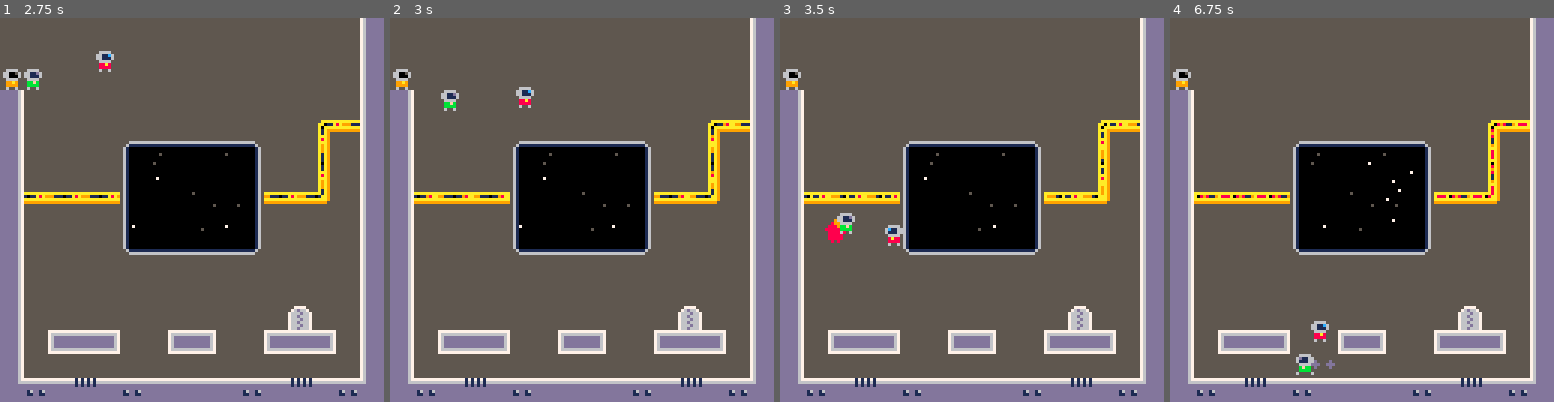
Above: before the commit, frames 1-4 (left to right).
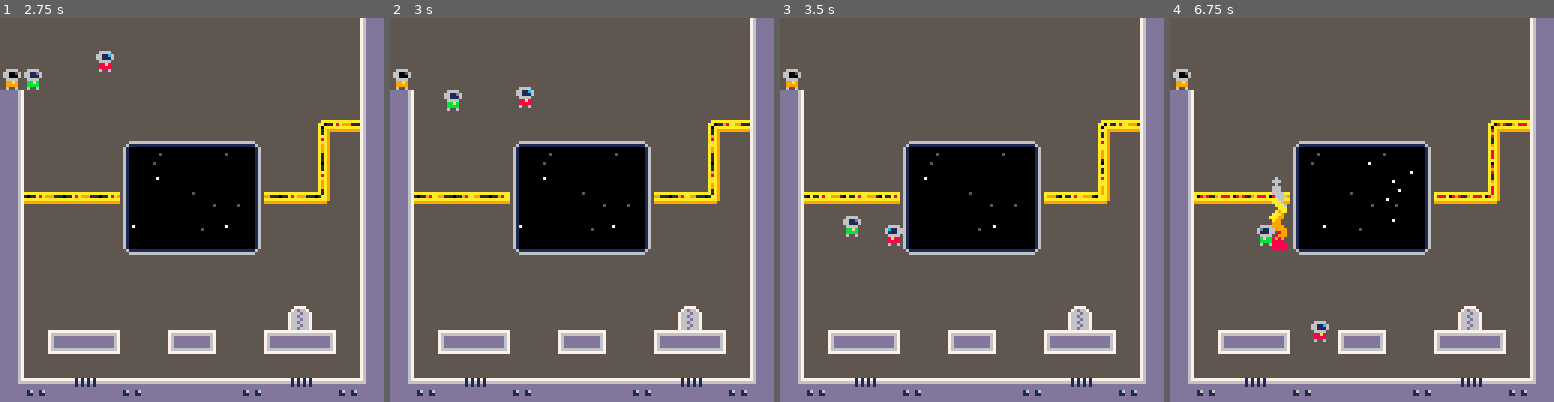
Above: after the commit, the same moments.

Repository: jgradim/gameoff-2020
Game: PICO-8 cartridge moonshot.p8
Same seed, same stepped clock (60 frames per second), same inputs: the game is played once before the commit and once after it.
Inputs:
- Up to frame 1 (2.75 s): tap X (X key) at 0.33, 1.07, 1.85 s; tap O (Z key) at 0.7, 1.7, 2.1, 2.5 s; hold Right 1.6-2.1 s; hold Up 2.15-2.42 s; hold Right from 2.47 s (still down)
- Up to frame 2 (3 s): keep holding Right; tap O (Z key) at 2.9 s; tap X (X key) at 2.97 s
- Up to frame 3 (3.5 s): release Right at 3.03 s; hold Left from 3.08 s (still down); tap O (Z key) at 3.3 s
- Up to frame 4 (6.75 s): release Left at 3.58 s; hold Down 3.63-3.97 s; tap O (Z key) every 0.4 s from 3.7 to 6.5 s; hold Right 4.02-4.68 s; tap X (X key) at 4.08, 5.2, 6.32 s; hold Up 4.73-5.03 s; hold Left 5.08-5.68 s; hold Down 5.73-6.03 s; hold Right 6.08-6.58 s; hold Right from 6.63 s (still down)

Frame 1 is identical in both runs. In frame 2, 0.1% of the frame differs, in the area x 13-19%, y 18-25%; in frame 3, 0.4%; in frame 4, 1.0%, in the area x 22-43%, y 41-93%.

Commit message:
Support path not being found

Diff:
--- a/moonshot.p8
+++ b/moonshot.p8
@@ -43,7 +43,7 @@
   end
  end
  if btnp(🅾️) then
-  if path.state=="found" then
+  if path.found then
    path:apply()
   else
    path:find(npcs[2],npcs[2],p)
@@ -668,6 +668,7 @@
 
  --{idle,find,apply}
  state="idle",
+ found=false,
 
  --open nodes to explore,
  --ordered by priority
@@ -690,15 +691,18 @@
   if to!=nil then
    if vec2i(from)==vec2i(to)
    then
-    self.state="found"
+    self.state="idle"
+    self.found=true
    else
     insert(self.open,from,0)
     from_i=vec2i(from)
     self.cost[from_i]=0
     self.state="find"
+    self.found=false
    end
   else
    self.state="idle"
+   self.found=false
   end
 
   self.btns={}
@@ -749,8 +753,8 @@
      cur=cur.prev
      c_i=vec2i(cur)
     end
-    self.state="found"
-
+
+    self.found=true
     break
    end
 
@@ -788,6 +792,9 @@
     return
    end
   end
+
+  --no more open nodes
+  self.state="idle"
  end,
 
  _update_apply=function(self)
